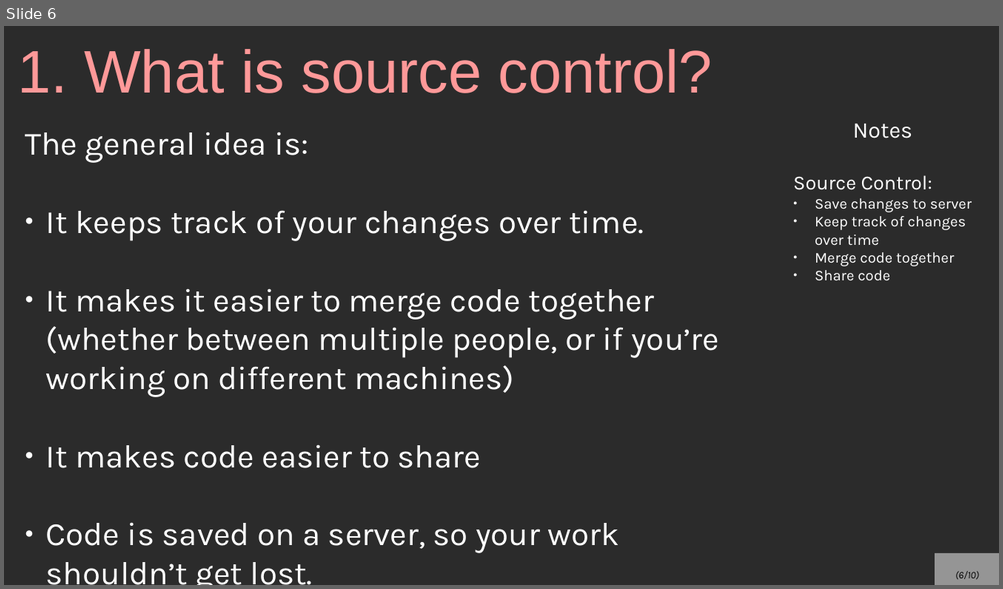
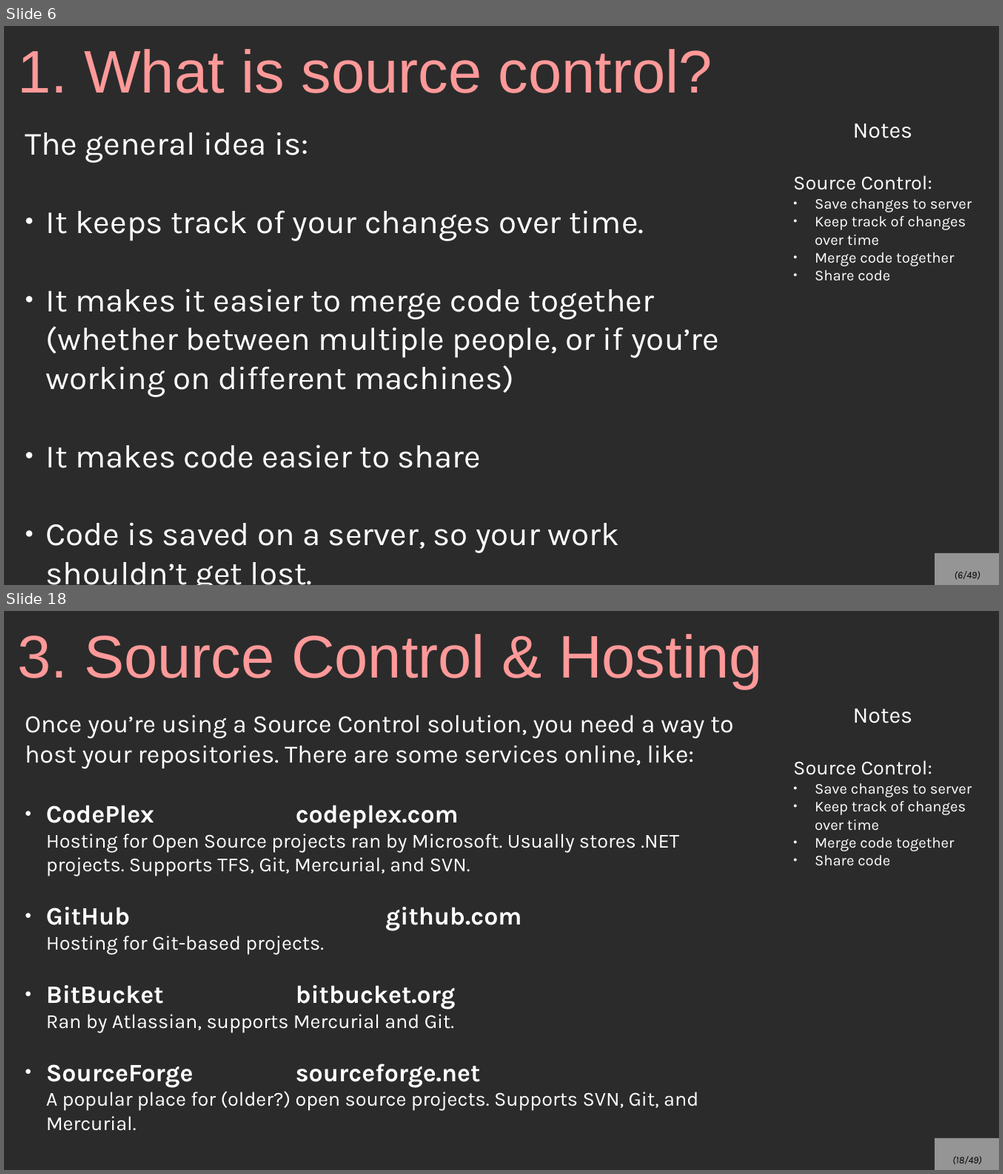
Before and after one commit to mariamhabib/CS250-Data-Structures, a slide deck: Lectures/Slides/Git and Source Control.odp. Shown one above the other, each under a label of ours: slide 6 before the commit, slides 6 and 18 after it; the slides between them are not shown. The pictures are 1003x589 and 1003x1174 pixels, drawn with LibreOffice and Linux fonts; fonts in the diff are those of the drawing; background and template pictures are left out; a plain dark background stands for a picture behind light text. Boxes give left, top, right and bottom in pixels: in the first picture for what was removed or moved away, otherwise in the second. Text is boxed around its words. In the diff, an @@ line names an element or a change of style, - is before the commit and + after.

Commit message:
Source Control repository

```diff
--- a/Lectures/Slides/Git and Source Control.odp
+++ b/Lectures/Slides/Git and Source Control.odp
@@ slide 18 added at (x1=4, y1=611, x2=999, y2=1170), background picture (left out) @@
@@ title added at (x1=17, y1=634, x2=762, y2=689), 48 pt, text #FF9999 @@
+3. Source Control & Hosting
@@ text added at (x1=25, y1=715, x2=733, y2=1131), 16 pt, text #FFFFFF @@
+Once you’re using a Source Control solution, you need a way to host your repositories. There are some services online, like:
+● CodePlex codeplex.com
+  Hosting for Open Source projects ran by Microsoft. Usually stores .NET projects. Supports TFS, Git, Mercurial, and SVN.
+● GitHub github.com
+  Hosting for Git-based projects.
+● BitBucket bitbucket.org
+  Ran by Atlassian, supports Mercurial and Git.
+● SourceForge sourceforge.net
+  A popular place for (older?) open source projects. Supports SVN, Git, and Mercurial.
@@ text added at (x1=793, y1=709, x2=971, y2=866), 12 pt, text #FFFFFF @@
+Notes
+Source Control:
+● Save changes to server
+● Keep track of changes over time
+● Merge code together
+● Share code
@@ page number added at (x1=934, y1=1139, x2=999, y2=1170), fill #FFFFFF at 50% opacity, 8 pt, text #000000, italic @@
+(18/49)
@@ page number at (x1=954, y1=571, x2=980, y2=580): text changed @@
-(6/10)
+(6/49)
```
Also in this commit, not shown: 3 slides changed, 41 other slides added, 3 slides removed, 1 other file.
